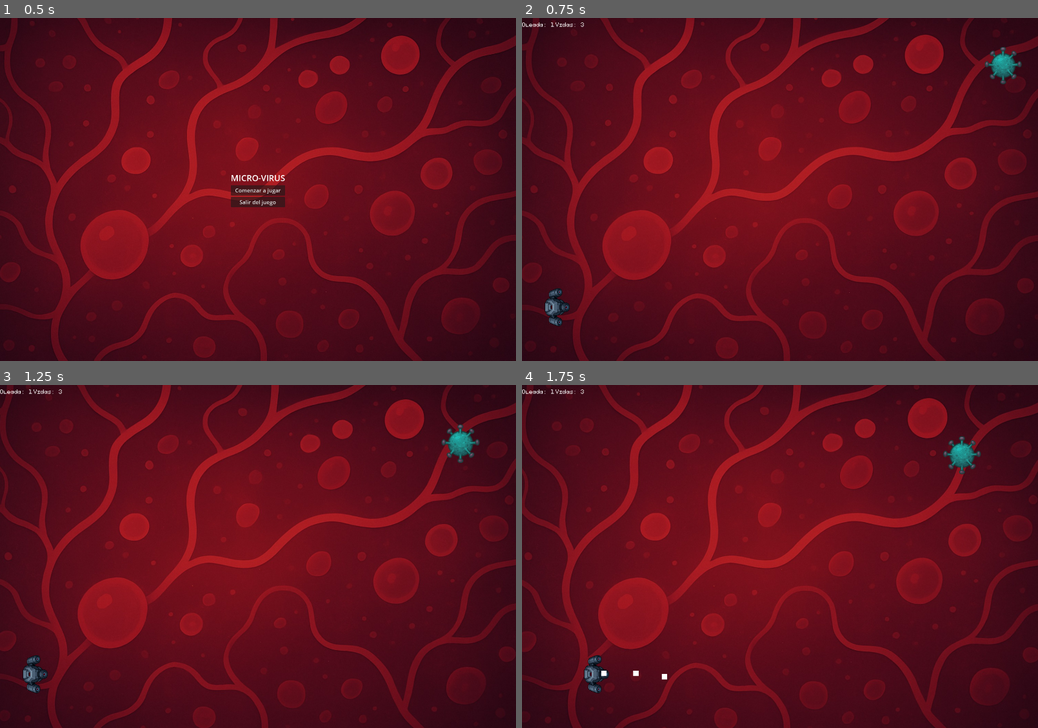
Above: before the commit, frames 1-4 (two rows, left to right).
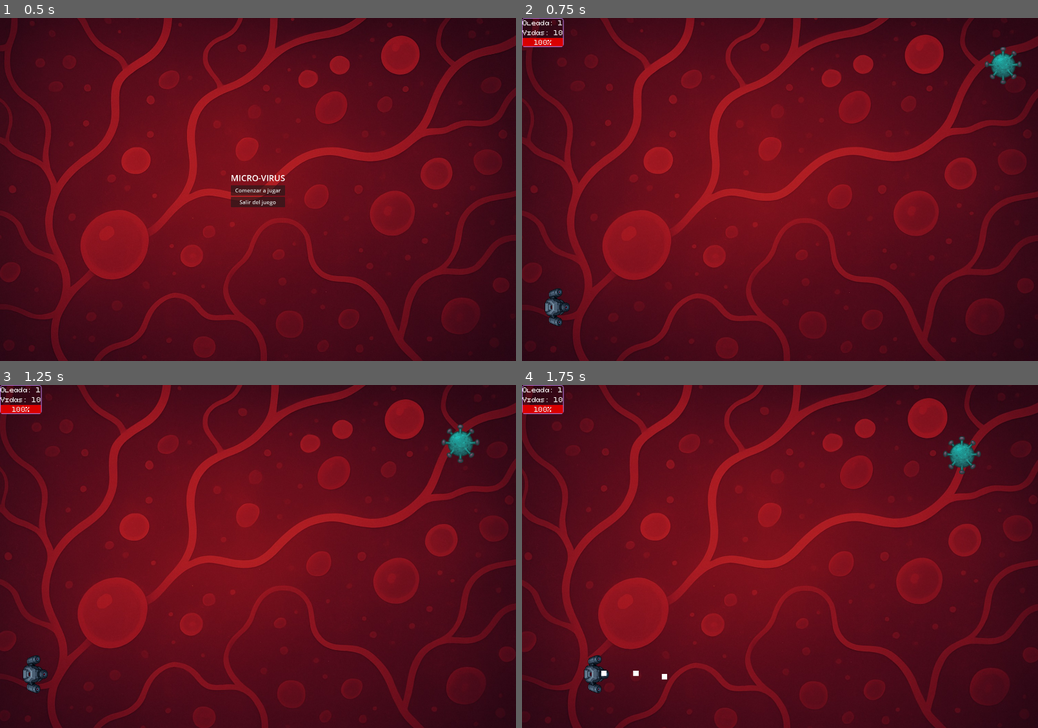
Above: after the commit, the same moments.

Repository: nsaav583/micro-virus-game
Game: Godot game, scene res://scenes/main/MainMenu.tscn
Two runs of this game, one before a commit and one after it. Both use one fixed random seed, a clock stepped at 60 frames per second and the inputs below.
Inputs:
- Up to frame 1 (0.5 s): no input
- Up to frame 2 (0.75 s): click "Comenzar a jugar" at 0.5 s
- Up to frame 3 (1.25 s): no input
- Up to frame 4 (1.75 s): hold D (move_right) from 1.28 s (still down); hold Space (shoot) from 1.28 s (still down)

Frame 1 is identical in both runs. In frame 2, 0.4% of the frame differs, in the area x 0-12%, y 0-9%; in frame 3, 0.4%; in frame 4, 0.4%.

Commit message:
feat: HUD, lives system, game over and enemy death sound

Diff:
--- /dev/null
+++ b/MusicPlayer.gd
@@ -0,0 +1,15 @@
+extends AudioStreamPlayer2D
+
+
+# Called when the node enters the scene tree for the first time.
+
+
+func _ready():
+	if not playing:
+		play()
+ # Replace with function body.
+
+
+# Called every frame. 'delta' is the elapsed time since the previous frame.
+func _process(delta: float) -> void:
+	pass
--- /dev/null
+++ b/MusicPlayer.tscn
@@ -0,0 +1,8 @@
+[gd_scene load_steps=2 format=3 uid="uid://dyio8iw286y1j"]
+
+[ext_resource type="AudioStream" uid="uid://dwh3o3e1jkh6t" path="res://assets/Audio/1 - Astro Reverie.ogg" id="1_1a72i"]
+
+[node name="MusicPlayer" type="AudioStreamPlayer2D"]
+stream = ExtResource("1_1a72i")
+volume_db = -0.8
+autoplay = true
--- a/project.godot
+++ b/project.godot
@@ -14,6 +14,10 @@
 run/main_scene="uid://d2nopnv8xyml0"
 config/features=PackedStringArray("4.5", "Forward Plus")
 config/icon="res://icon.svg"
+
+[autoload]
+
+MusicPlayer="*res://MusicPlayer.tscn"
 
 [display]
 
--- a/scenes/enemy/Virus.tscn
+++ b/scenes/enemy/Virus.tscn
@@ -1,27 +1,30 @@
-[gd_scene load_steps=7 format=3 uid="uid://daggfg2jnp2e4"]
+[gd_scene load_steps=8 format=3 uid="uid://daggfg2jnp2e4"]
 
 [ext_resource type="Script" uid="uid://dq7tro5hpeeiw" path="res://scenes/enemy/scripts/Virus.gd" id="1_aiu30"]
 [ext_resource type="Texture2D" uid="uid://dpot2f54vn5gd" path="res://assets/sprites/Virus1.png" id="2_8m3f3"]
 [ext_resource type="Script" uid="uid://bryy5l8h3uvow" path="res://scenes/enemy/scripts/Virus_sprite.gd" id="3_8m3f3"]
+[ext_resource type="AudioStream" uid="uid://cv7x8h50t1nb2" path="res://assets/Audio/Simple Explosion 005.wav" id="4_g4s46"]
 
 [sub_resource type="CircleShape2D" id="CircleShape2D_6l0n6"]
 radius = 61.008198
 
 [sub_resource type="CircleShape2D" id="CircleShape2D_aiu30"]
-radius = 57.14018
+radius = 45.01
 
 [sub_resource type="CircleShape2D" id="CircleShape2D_8m3f3"]
-radius = 58.034473
+radius = 45.01111
 
 [node name="Virus" type="CharacterBody2D" groups=["enemy"]]
 collision_mask = 0
 script = ExtResource("1_aiu30")
 
 [node name="Area2D" type="Area2D" parent="." groups=["enemy"]]
+visible = false
 collision_layer = 2
 collision_mask = 4
 
 [node name="CollisionShape2D" type="CollisionShape2D" parent="Area2D"]
+visible = false
 position = Vector2(1, 1)
 shape = SubResource("CircleShape2D_6l0n6")
 
@@ -40,4 +43,8 @@
 [node name="CollisionShape2D" type="CollisionShape2D" parent="."]
 shape = SubResource("CircleShape2D_8m3f3")
 
+[node name="DeathSound" type="AudioStreamPlayer2D" parent="."]
+stream = ExtResource("4_g4s46")
+volume_db = -4.971
+
 [connection signal="area_entered" from="Hitbox" to="." method="_on_hitbox_area_entered"]
--- a/scenes/enemy/scripts/Virus.gd
+++ b/scenes/enemy/scripts/Virus.gd
@@ -21,11 +21,18 @@
 		die()
 
 func die():
+	var sound = $DeathSound
+	remove_child(sound)
+	get_tree().current_scene.add_child(sound)
+	sound.global_position = global_position
+	sound.play()
 	queue_free()
+
 
 
 func _on_hitbox_area_entered(area):
 	if area.is_in_group("hurtbox"):
 		var player_hit = area.get_parent()
 		if player_hit.has_method("take_damage"):
+			queue_free()
 			player_hit.take_damage(1)
--- a/scenes/main/HUD.tscn
+++ b/scenes/main/HUD.tscn
@@ -1,7 +1,35 @@
-[gd_scene load_steps=3 format=3 uid="uid://c2yr8tmsidu8v"]
+[gd_scene load_steps=8 format=3 uid="uid://c2yr8tmsidu8v"]
 
 [ext_resource type="Script" uid="uid://bnxbgffnrubuy" path="res://scenes/main/hud.gd" id="1_gwv7x"]
 [ext_resource type="FontFile" uid="uid://dd6eptaayoqpa" path="res://assets/fonts/PixeloidMono.otf" id="2_rycl0"]
+
+[sub_resource type="StyleBoxFlat" id="StyleBoxFlat_rycl0"]
+bg_color = Color(0, 0, 0, 0.003921569)
+border_width_left = 2
+border_width_top = 2
+border_width_right = 2
+border_width_bottom = 2
+border_color = Color(0.7058824, 0.47058824, 0.8627451, 1)
+corner_radius_top_left = 8
+corner_radius_top_right = 8
+corner_radius_bottom_right = 8
+corner_radius_bottom_left = 8
+
+[sub_resource type="StyleBoxFlat" id="StyleBoxFlat_axgwk"]
+bg_color = Color(0, 0, 0, 0.02745098)
+
+[sub_resource type="StyleBoxFlat" id="StyleBoxFlat_ybw4x"]
+bg_color = Color(0, 0, 0, 0.02745098)
+
+[sub_resource type="StyleBoxFlat" id="StyleBoxFlat_6hndo"]
+bg_color = Color(0.41598046, 0.41598046, 0.41598028, 1)
+
+[sub_resource type="StyleBoxFlat" id="StyleBoxFlat_islwi"]
+bg_color = Color(0.84705883, 0, 0, 1)
+corner_radius_top_left = 2
+corner_radius_top_right = 2
+corner_radius_bottom_right = 2
+corner_radius_bottom_left = 2
 
 [node name="HUD" type="CanvasLayer"]
 script = ExtResource("1_gwv7x")
@@ -10,15 +38,38 @@
 offset_right = 40.0
 offset_bottom = 40.0
 
-[node name="HBoxContainer" type="HBoxContainer" parent="MarginContainer"]
+[node name="HUDPanel" type="PanelContainer" parent="MarginContainer"]
+layout_mode = 2
+theme_override_styles/panel = SubResource("StyleBoxFlat_rycl0")
+
+[node name="VBoxContainer" type="VBoxContainer" parent="MarginContainer/HUDPanel"]
 layout_mode = 2
 
-[node name="LabelWave" type="Label" parent="MarginContainer/HBoxContainer"]
+[node name="WaveBox" type="PanelContainer" parent="MarginContainer/HUDPanel/VBoxContainer"]
+layout_mode = 2
+theme_override_styles/panel = SubResource("StyleBoxFlat_axgwk")
+
+[node name="LabelWave" type="Label" parent="MarginContainer/HUDPanel/VBoxContainer/WaveBox"]
 layout_mode = 2
 theme_override_fonts/font = ExtResource("2_rycl0")
+theme_override_font_sizes/font_size = 20
 text = "Oleada: 1"
 
-[node name="LabelLives" type="Label" parent="MarginContainer/HBoxContainer"]
+[node name="LivesBox" type="PanelContainer" parent="MarginContainer/HUDPanel/VBoxContainer"]
+layout_mode = 2
+theme_override_styles/panel = SubResource("StyleBoxFlat_ybw4x")
+
+[node name="LabelLives" type="Label" parent="MarginContainer/HUDPanel/VBoxContainer/LivesBox"]
 layout_mode = 2
 theme_override_fonts/font = ExtResource("2_rycl0")
-text = "Vidas: 3"
+theme_override_font_sizes/font_size = 20
+text = "Vida: 10"
+
+[node name="HealthBar" type="ProgressBar" parent="MarginContainer/HUDPanel/VBoxContainer"]
+layout_mode = 2
+theme_override_fonts/font = ExtResource("2_rycl0")
+theme_override_font_sizes/font_size = 20
+theme_override_styles/background = SubResource("StyleBoxFlat_6hndo")
+theme_override_styles/fill = SubResource("StyleBoxFlat_islwi")
+max_value = 10.0
+value = 10.0
--- a/scenes/main/hud.gd
+++ b/scenes/main/hud.gd
@@ -1,10 +1,18 @@
 extends CanvasLayer
 
-@onready var label_wave  = $MarginContainer/HBoxContainer/LabelWave
-@onready var label_lives = $MarginContainer/HBoxContainer/LabelLives
+@onready var label_wave  = $MarginContainer/HUDPanel/VBoxContainer/WaveBox/LabelWave
+@onready var label_lives = $MarginContainer/HUDPanel/VBoxContainer/LivesBox/LabelLives
+@onready var health_bar  = $MarginContainer/HUDPanel/VBoxContainer/HealthBar
+
 
 func _ready():
 	print("HUD listo!")
+	print("LabelLives:", label_lives)
+	print("HealthBar:", health_bar)
+
+	var spawner = get_tree().current_scene.get_node_or_null("HordeSpawner")
+	if spawner:
+		spawner.wave_started.connect(update_wave)
 
 
 func update_wave(wave_num: int):
@@ -12,3 +20,4 @@
 
 func update_lives(lives: int):
 	label_lives.text = "Vidas: " + str(lives)
+	health_bar.value = lives
--- a/scenes/player/scripts/nanobot.gd
+++ b/scenes/player/scripts/nanobot.gd
@@ -8,7 +8,12 @@
 
 @export var speed: float = 260.0
 @onready var anim: AnimatedSprite2D = $AnimatedSprite2D
+@onready var hud = get_tree().current_scene.get_node_or_null("HUD")
 var last_direction: Vector2 = Vector2.DOWN
+
+func _ready():
+	if hud:
+		hud.call_deferred("update_lives", health)
 
 func _physics_process(delta):
 	# POSICIÓN DEL PUNTO DE DISPARO (apunta delante del jugador)
@@ -66,12 +71,17 @@
 	elif dir.x > 0 and dir.y > 0:
 		anim.play("down_right")
 
-@export var health: int = 3
+@export var health: int = 10
+
 func take_damage(amount: int):
 	health -= amount
-	var hud = get_tree().current_scene.get_node("HUD")
-	hud.update_lives(health)
 	print("Nanobot recibió daño. Vida:", health)
+
+	if hud:
+		hud.update_lives(health)
+	else:
+		print("❌ HUD no encontrado")
+
 	if health <= 0:
 		die()
 
@@ -80,4 +90,6 @@
 	call_deferred("_go_to_game_over")
 
 func _go_to_game_over():
-	get_tree().change_scene_to_file("res://scenes/main/GameOver.tscn")
+	var tree := Engine.get_main_loop()
+	if tree:
+		tree.change_scene_to_file("res://scenes/main/GameOver.tscn")
Not shown, added: MusicPlayer.gd.uid
Not shown, added: assets/Audio/1 - Astro Reverie.ogg.import
Not shown, added: assets/Audio/Simple Explosion 005.wav.import
Not shown: 1 places in scenes/main/GameOver.tscn that only renumber resources
Not shown, added: assets/Audio/1 - Astro Reverie.ogg
Not shown, added: assets/Audio/Simple Explosion 005.wav
